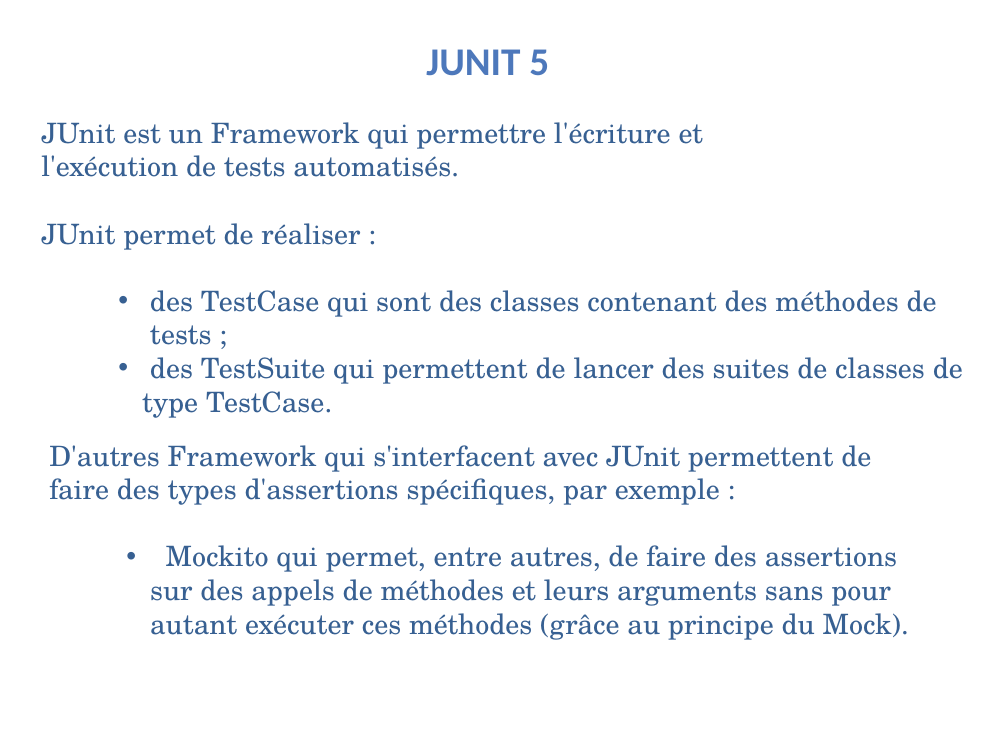
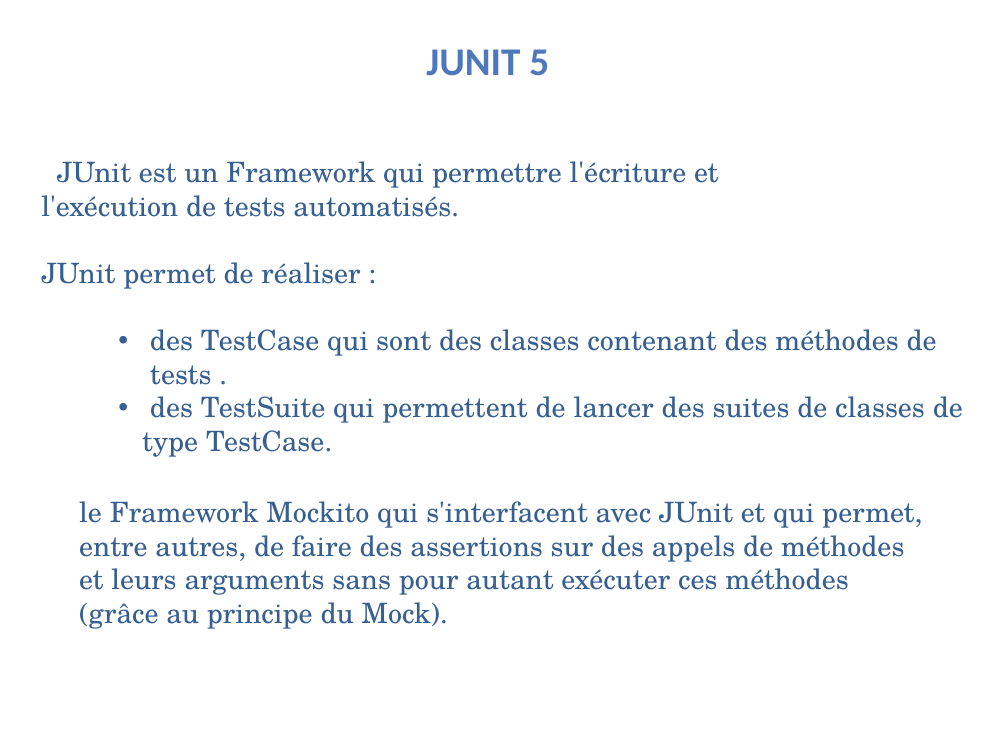
Before and after one commit to KalouiSanaa/projet5-openclassroom, a slide deck: slide 6 of p5_kaloui-sanaa-presentation.pptx. Drawn at 1008x756 pixels with LibreOffice and Linux fonts; fonts in the diff are those of the drawing; background and template pictures are left out. Boxes give left, top, right and bottom in pixels: in the first picture for what was removed or moved away, otherwise in the second. Text is boxed around its words. In the diff, an @@ line names an element or a change of style, - is before the commit and + after.

```diff
--- a/p5_kaloui-sanaa-presentation.pptx
+++ b/p5_kaloui-sanaa-presentation.pptx
@@ text "JUnit est un Framework qui ...": place and size @@
-text "JUnit est un Framework qui ..." at bbox=[41, 122, 963, 418]
+text "JUnit est un Framework qui ..." at bbox=[41, 161, 963, 457]
@@ text at bbox=[150, 329, 937, 385]: text changed @@
-    • des TestCase qui sont des classes contenant des méthodes de tests ;
+    • des TestCase qui sont des classes contenant des méthodes de tests .
@@ text at bbox=[79, 501, 922, 629]: text changed @@
-D'autres Framework qui s'interfacent avec JUnit permettent de faire des types d'assertions spécifiques, par exemple :
-    • Mockito qui permet, entre autres, de faire des assertions sur des appels de méthodes et leurs arguments sans pour autant exécuter ces méthodes (grâce au principe du Mock).
+    le Framework Mockito qui s'interfacent avec JUnit et qui permet, entre autres, de faire des assertions sur des appels de méthodes et leurs arguments sans pour autant exécuter ces méthodes (grâce au principe du Mock).
```
Also in this commit, not shown: 1 other slide changed, 2 slides added, 1 slide removed.
